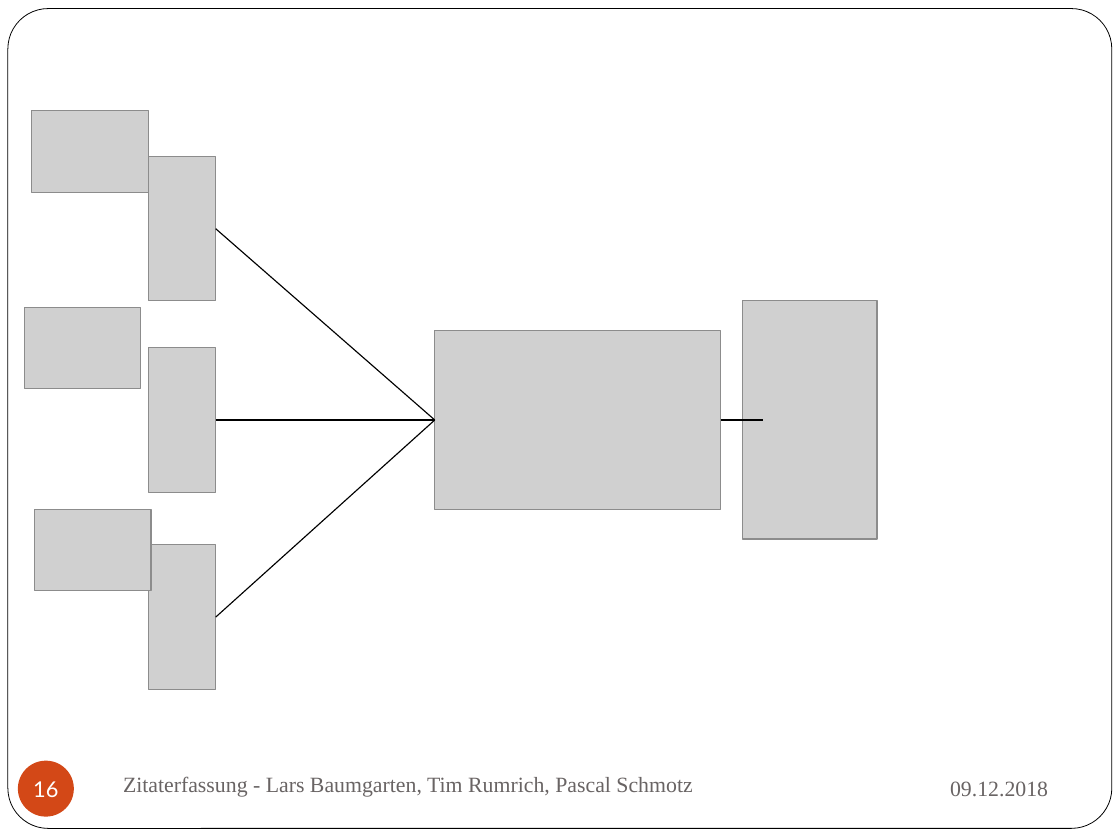
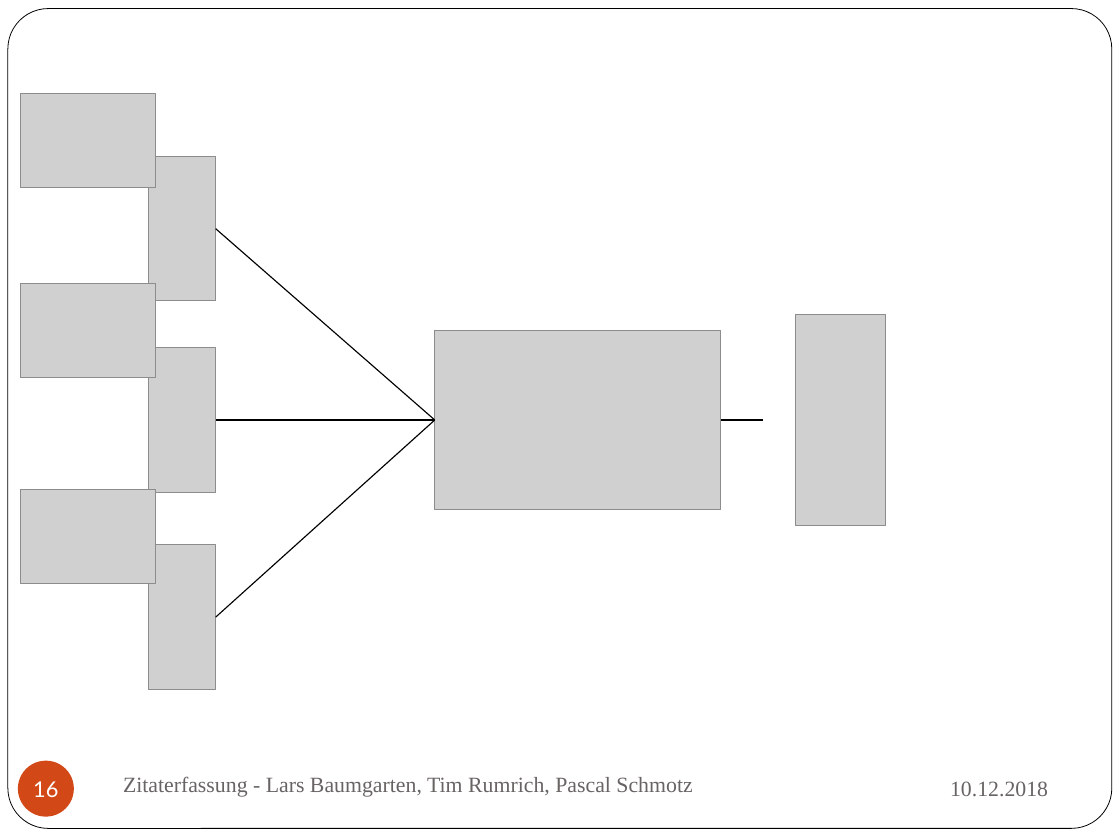
Before and after one commit to TrialAnd404/MyRepo, a slide deck: slide 16 of ZitatErfassung.pptx. Drawn at 1120x840 pixels with LibreOffice and Linux fonts; fonts in the diff are those of the drawing; grey boxes stand for pictures. Boxes give left, top, right and bottom in pixels: in the first picture for what was removed or moved away, otherwise in the second. Text is boxed around its words. In the diff, an @@ line names an element or a change of style, - is before the commit and + after.

```diff
--- a/ZitatErfassung.pptx
+++ b/ZitatErfassung.pptx
@@ picture: place and size @@
-picture at <box>32,111,149,193</box>
+picture at <box>20,94,156,188</box>
@@ picture: place and size @@
-picture at <box>25,307,141,389</box>
+picture at <box>20,283,156,377</box>
@@ picture: place and size @@
-picture at <box>743,301,877,540</box>
+picture at <box>795,315,886,526</box>
@@ picture: place and size @@
-picture at <box>35,510,151,591</box>
+picture at <box>20,489,156,584</box>
@@ text at <box>950,781,1048,797</box>: text changed @@
-09.12.2018
+10.12.2018
```
Also in this commit, not shown: 26 other slides changed.
